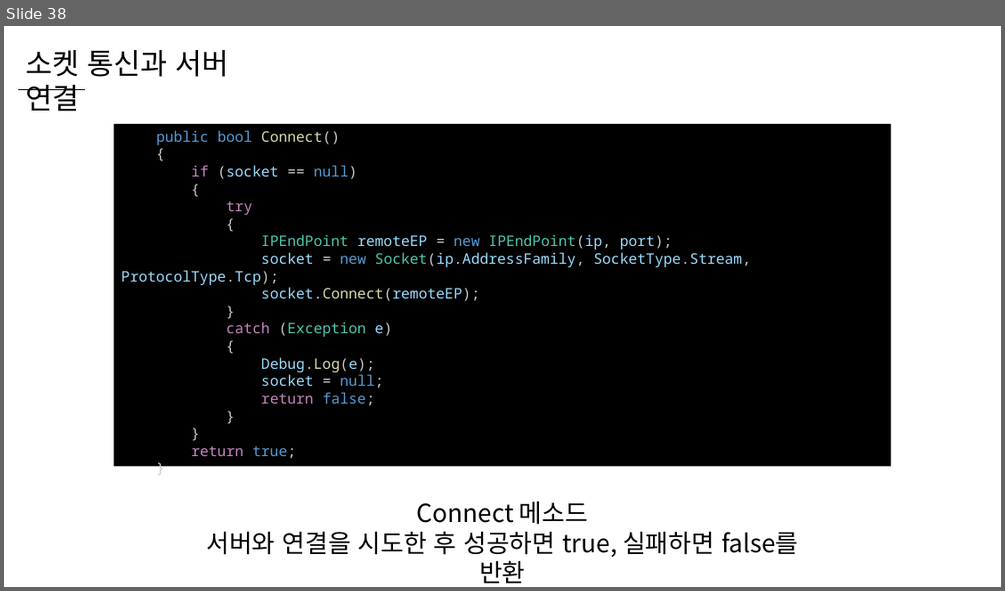
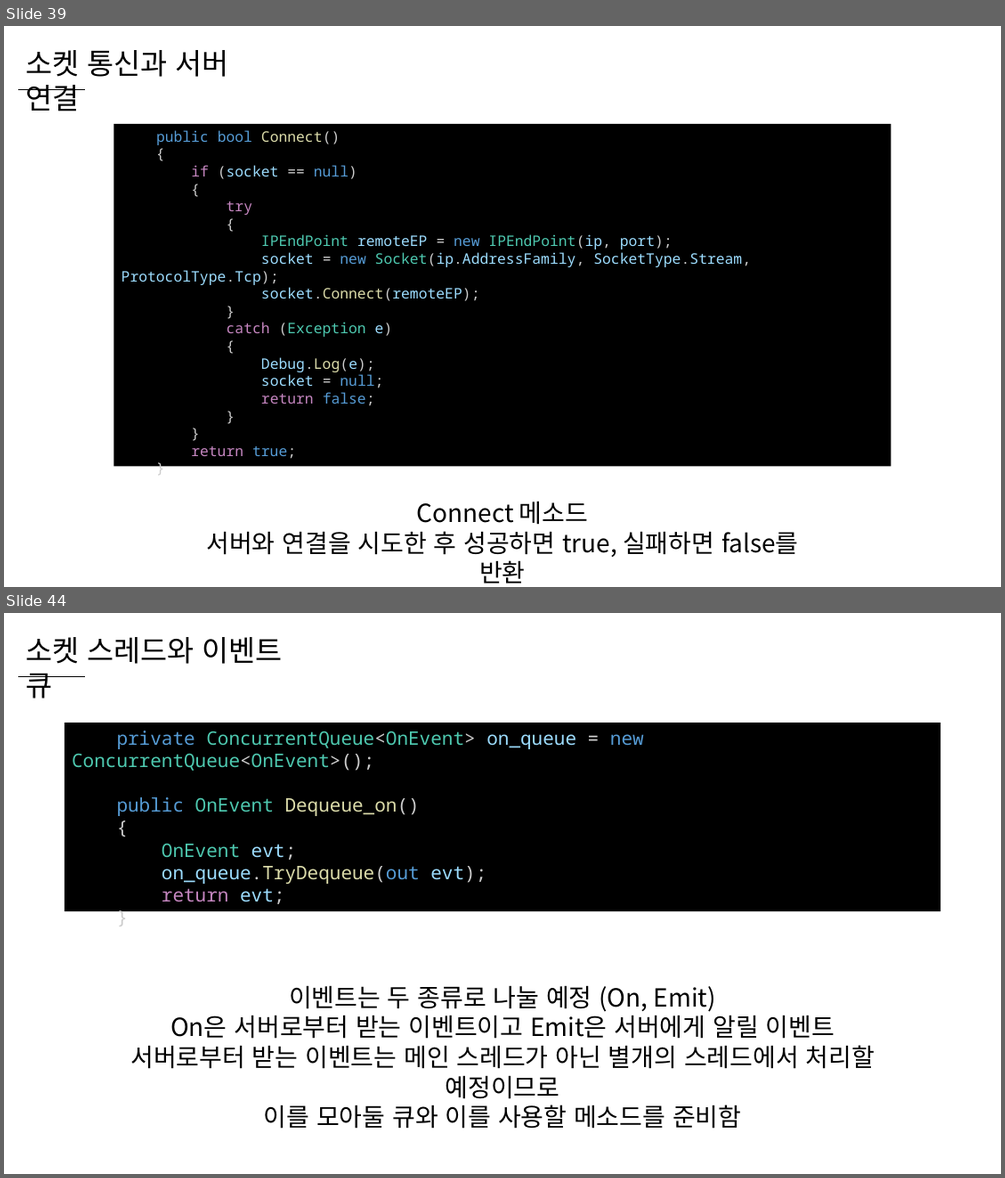
Before and after one commit to WooLyung/2023-Unity-Lecture, a slide deck: Day 1/Day 1.pptx. Shown one above the other, each under a label of ours: slide 38 before the commit, slides 39 and 44 after it; the slides between them are not shown. The pictures are 1005x591 and 1005x1178 pixels, drawn with LibreOffice and Linux fonts; fonts in the diff are those of the drawing. Boxes give left, top, right and bottom in pixels: in the first picture for what was removed or moved away, otherwise in the second. Text is boxed around its words. In the diff, an @@ line names an element or a change of style, - is before the commit and + after.

```diff
--- a/Day 1/Day 1.pptx
+++ b/Day 1/Day 1.pptx
@@ slide 44 added at [4, 613, 1001, 1174], background #FFFFFF @@
@@ text added at [25, 637, 282, 664], 28 pt, text #000000 @@
+소켓 스레드와 이벤트 큐
@@ line added from (18, 676) to (85, 676), #000000 0.5 pt @@
@@ rectangle added at [65, 723, 941, 911], fill #000000, 18 pt, text #4EC9B0 @@
+private ConcurrentQueue<OnEvent> on_queue = new ConcurrentQueue<OnEvent>();
+public OnEvent Dequeue_on()
+{
+OnEvent evt;
+on_queue.TryDequeue(out evt);
+return evt;
+}
@@ text added at [130, 985, 874, 1128], 24 pt, text #000000 @@
+이벤트는 두 종류로 나눌 예정 (On, Emit)
+On은 서버로부터 받는 이벤트이고 Emit은 서버에게 알릴 이벤트
+서버로부터 받는 이벤트는 메인 스레드가 아닌 별개의 스레드에서 처리할 예정이므로
+이를 모아둘 큐와 이를 사용할 메소드를 준비함
@@ what was slide 38 is now slide 39 @@
```
Also in this commit, not shown: 8 slides changed, 19 other slides added, 1 slide removed, 7 other files.
